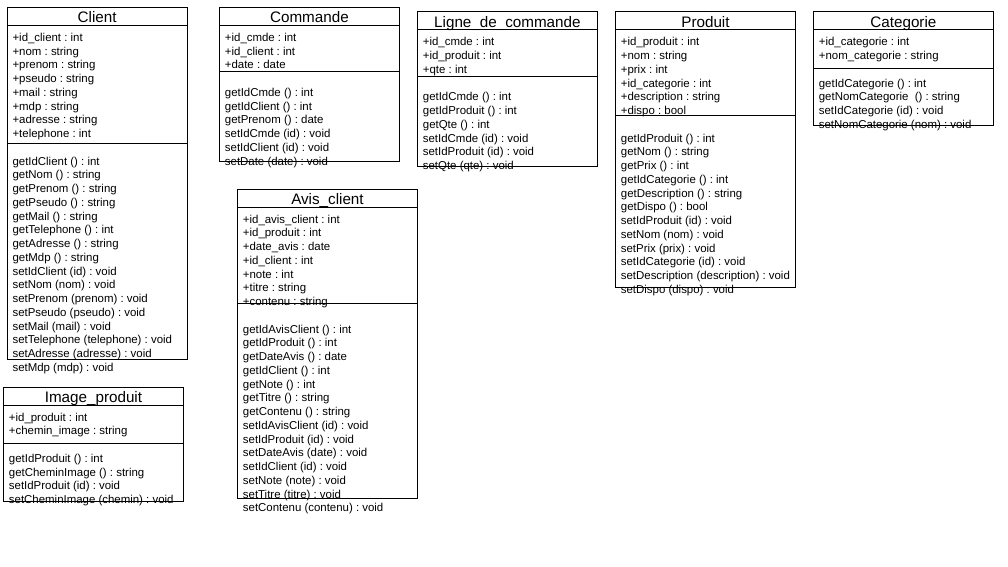
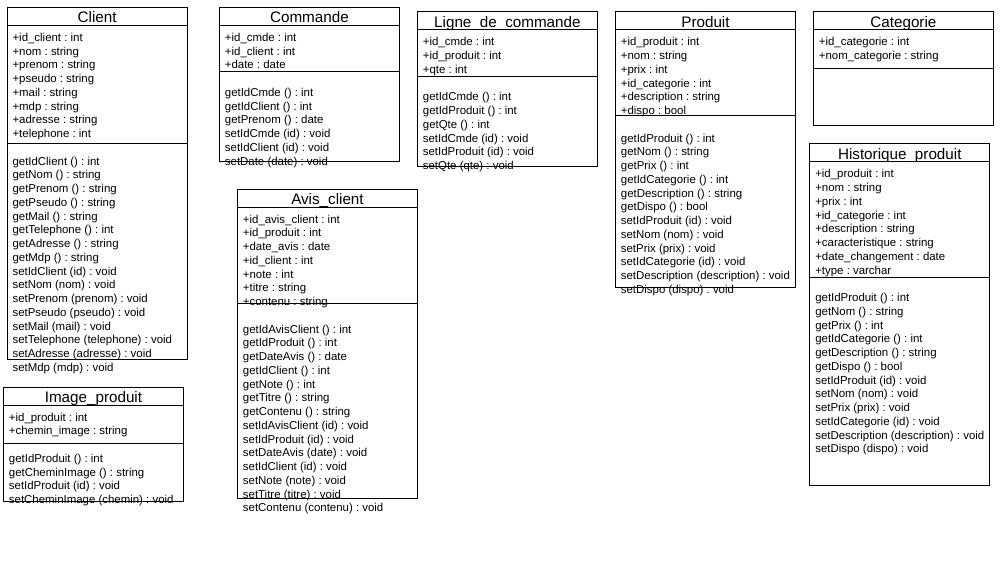
Before and after one commit to Ioamra/MicroWorld, a slide deck: slide 2 of MCD_MLD_Classe.odp. Drawn at 1008x567 pixels with LibreOffice and Linux fonts; fonts in the diff are those of the drawing. Boxes give left, top, right and bottom in pixels: in the first picture for what was removed or moved away, otherwise in the second. Text is boxed around its words. In the diff, an @@ line names an element or a change of style, - is before the commit and + after.

```diff
--- a/MCD_MLD_Classe.odp
+++ b/MCD_MLD_Classe.odp
@@ text at bbox=[819, 78, 971, 131]: paragraphs removed @@
-getIdCategorie () : int
-getNomCategorie () : string
-setIdCategorie (id) : void
-setNomCategorie (nom) : void
@@ rectangle added at bbox=[810, 144, 991, 324], fill #FFFFFF, outline #000000 0 pt @@
@@ rectangle added at bbox=[810, 144, 991, 162], fill #FFFFFF, outline #000000 0 pt, 12 pt, text #000000 @@
+Historique_produit
@@ text added at bbox=[815, 169, 984, 442], 9 pt, text #000000 @@
++id_produit : int
++nom : string
++prix : int
++id_categorie : int
++description : string
++caracteristique : string
++date_changement : date
++type : varchar
+getIdProduit () : int
+getNom () : string
+getPrix () : int
+getIdCategorie () : int
+getDescription () : string
+getDispo () : bool
+setIdProduit (id) : void
+setNom (nom) : void
+setPrix (prix) : void
+setIdCategorie (id) : void
+setDescription (description) : void
+setDispo (dispo) : void
@@ rectangle added at bbox=[810, 277, 991, 486], fill #FFFFFF, outline #000000 0 pt @@
```
Also in this commit, not shown: 1 other slide changed, 2 slides added, 6 other files.
